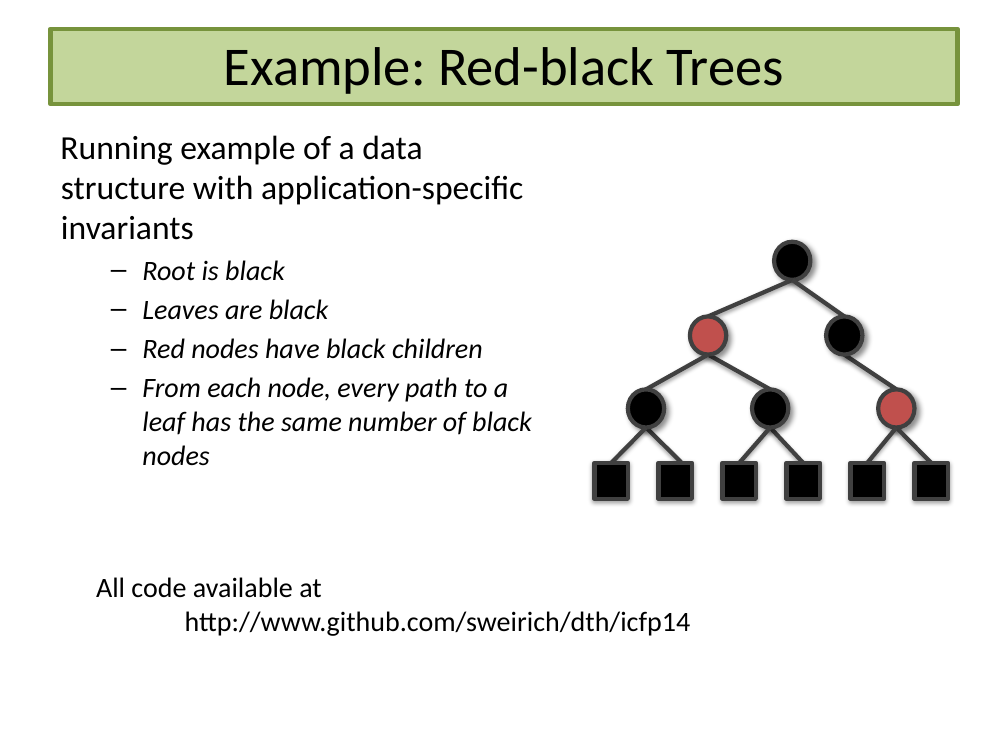
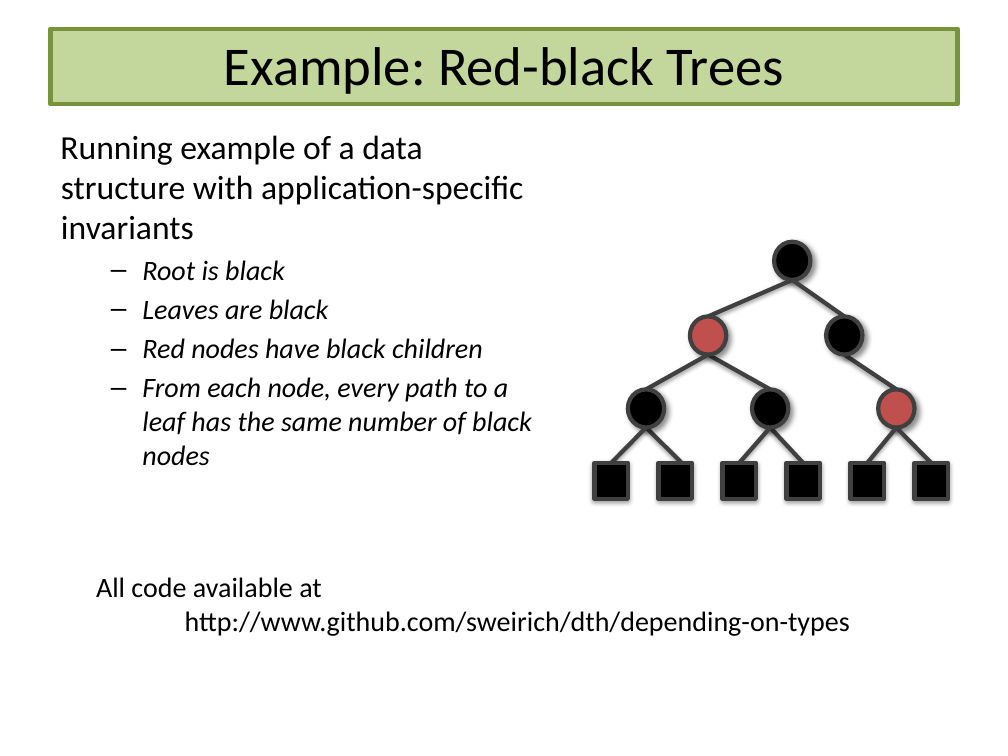
Before and after one commit to sweirich/dth, a slide deck: slide 4 of depending-on-types/depending-on-types.pptx. Drawn at 1008x756 pixels with LibreOffice and Linux fonts; fonts in the diff are those of the drawing. Boxes give left, top, right and bottom in pixels: in the first picture for what was removed or moved away, otherwise in the second. Text is boxed around its words. In the diff, an @@ line names an element or a change of style, - is before the commit and + after.

```diff
--- a/depending-on-types/depending-on-types.pptx
+++ b/depending-on-types/depending-on-types.pptx
@@ text at box(185, 611, 850, 636): text changed @@
-http://www.github.com/sweirich/dth/icfp14
+http://www.github.com/sweirich/dth/depending-on-types
```
Also in this commit, not shown: 7 other slides changed, 1 slide added, 1 slide removed.
